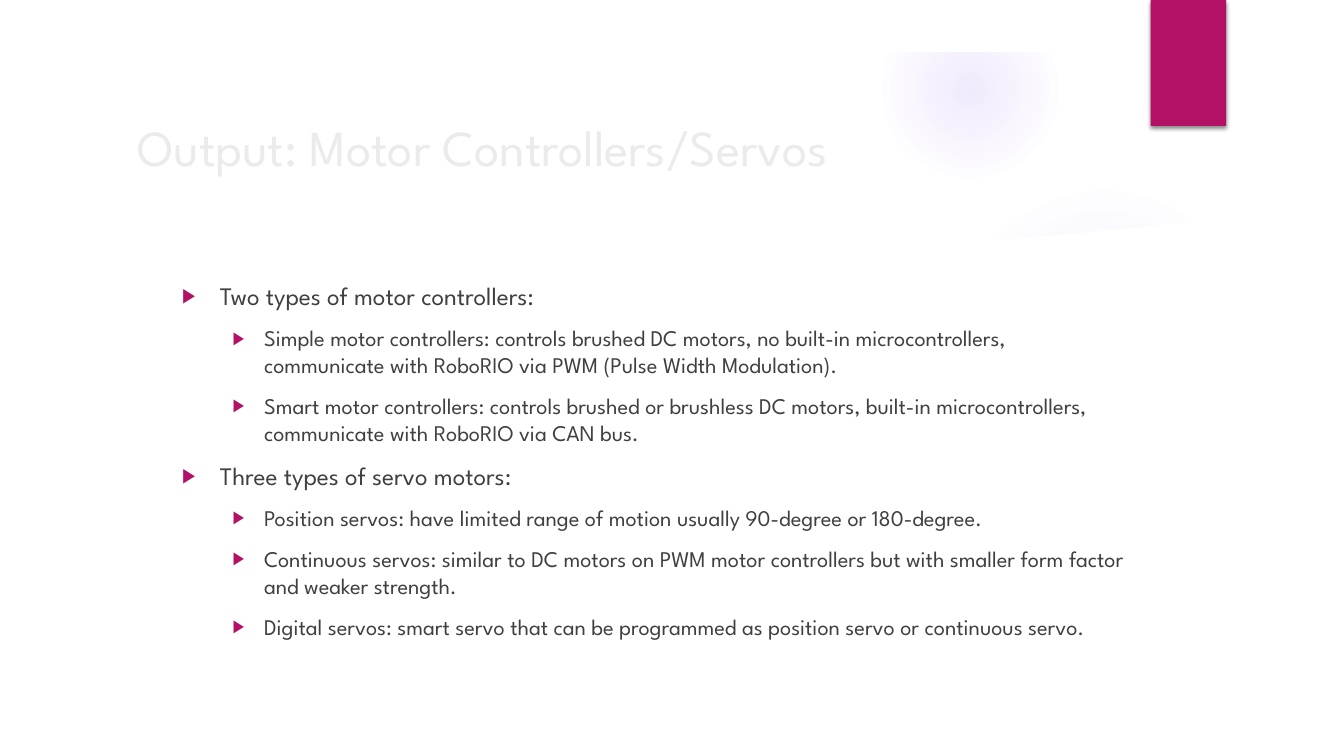
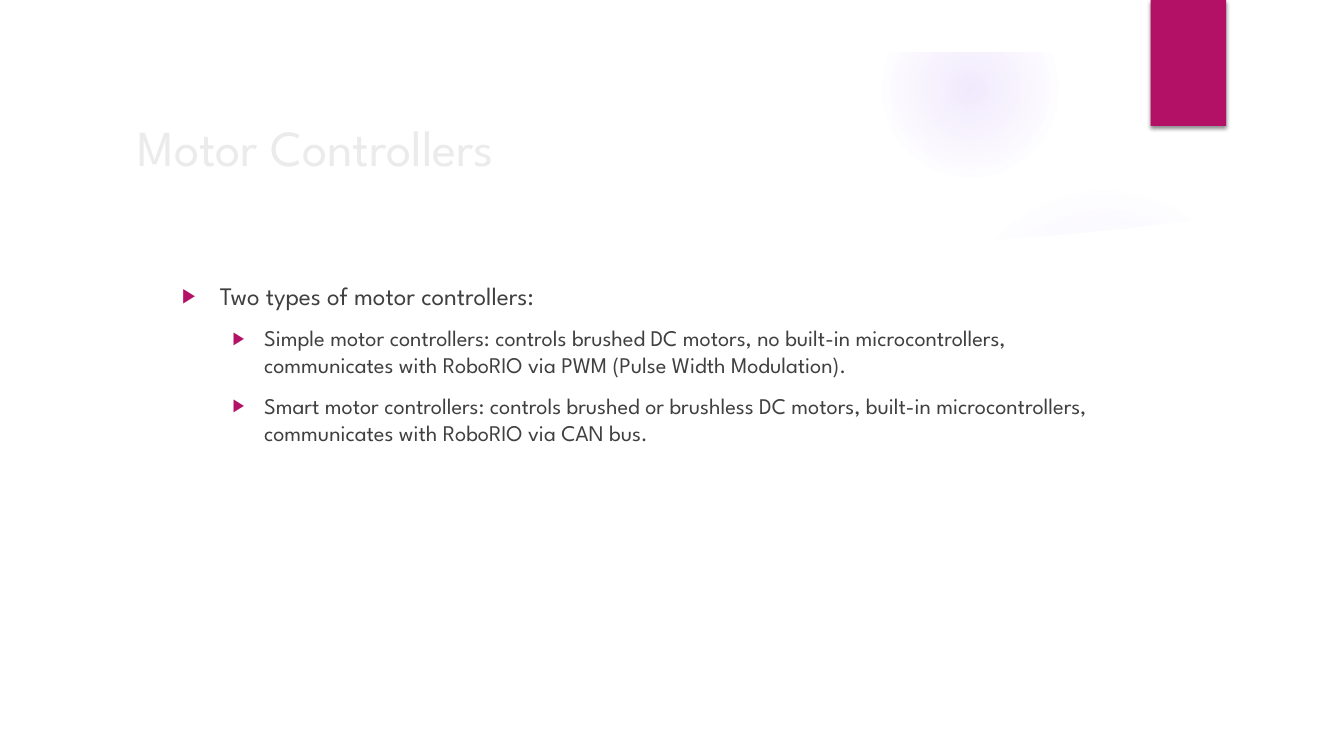
Before and after one commit to trc492/FrcProgrammingClass, a slide deck: slide 14 of Lesson2/BasicRobotComponents.pptx. Drawn at 1344x756 pixels with LibreOffice and Linux fonts; fonts in the diff are those of the drawing; background and template pictures are left out. Boxes give left, top, right and bottom in pixels: in the first picture for what was removed or moved away, otherwise in the second. Text is boxed around its words. In the diff, an @@ line names an element or a change of style, - is before the commit and + after.

```diff
--- a/Lesson2/BasicRobotComponents.pptx
+++ b/Lesson2/BasicRobotComponents.pptx
@@ title at bbox=[127, 107, 1093, 185]: text changed @@
-Output: Motor Controllers/Servos
+Motor Controllers
@@ text at bbox=[264, 330, 1086, 442]: text changed @@
-  ▶ Simple motor controllers: controls brushed DC motors, no built-in microcontrollers, communicate with RoboRIO via PWM (Pulse Width Modulation).
-  ▶ Smart motor controllers: controls brushed or brushless DC motors, built-in microcontrollers, communicate with RoboRIO via CAN bus.
-▶ Three types of servo motors:
-  ▶ Position servos: have limited range of motion usually 90-degree or 180-degree.
-  ▶ Continuous servos: similar to DC motors on PWM motor controllers but with smaller form factor and weaker strength.
-  ▶ Digital servos: smart servo that can be programmed as position servo or continuous servo.
+  ▶ Simple motor controllers: controls brushed DC motors, no built-in microcontrollers, communicates with RoboRIO via PWM (Pulse Width Modulation).
+  ▶ Smart motor controllers: controls brushed or brushless DC motors, built-in microcontrollers, communicates with RoboRIO via CAN bus.
```
Also in this commit, not shown: 19 other slides changed, 12 slides added, 25 other files.
